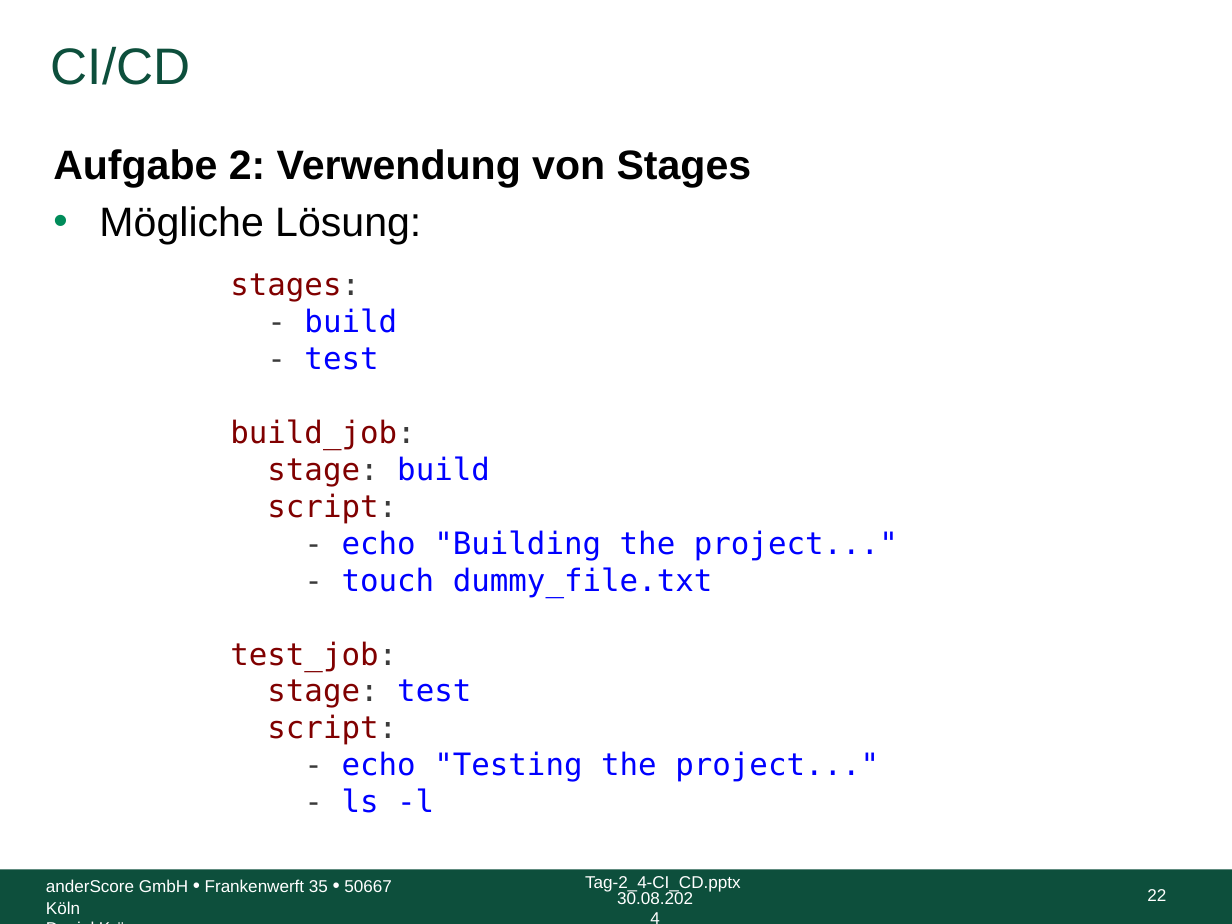
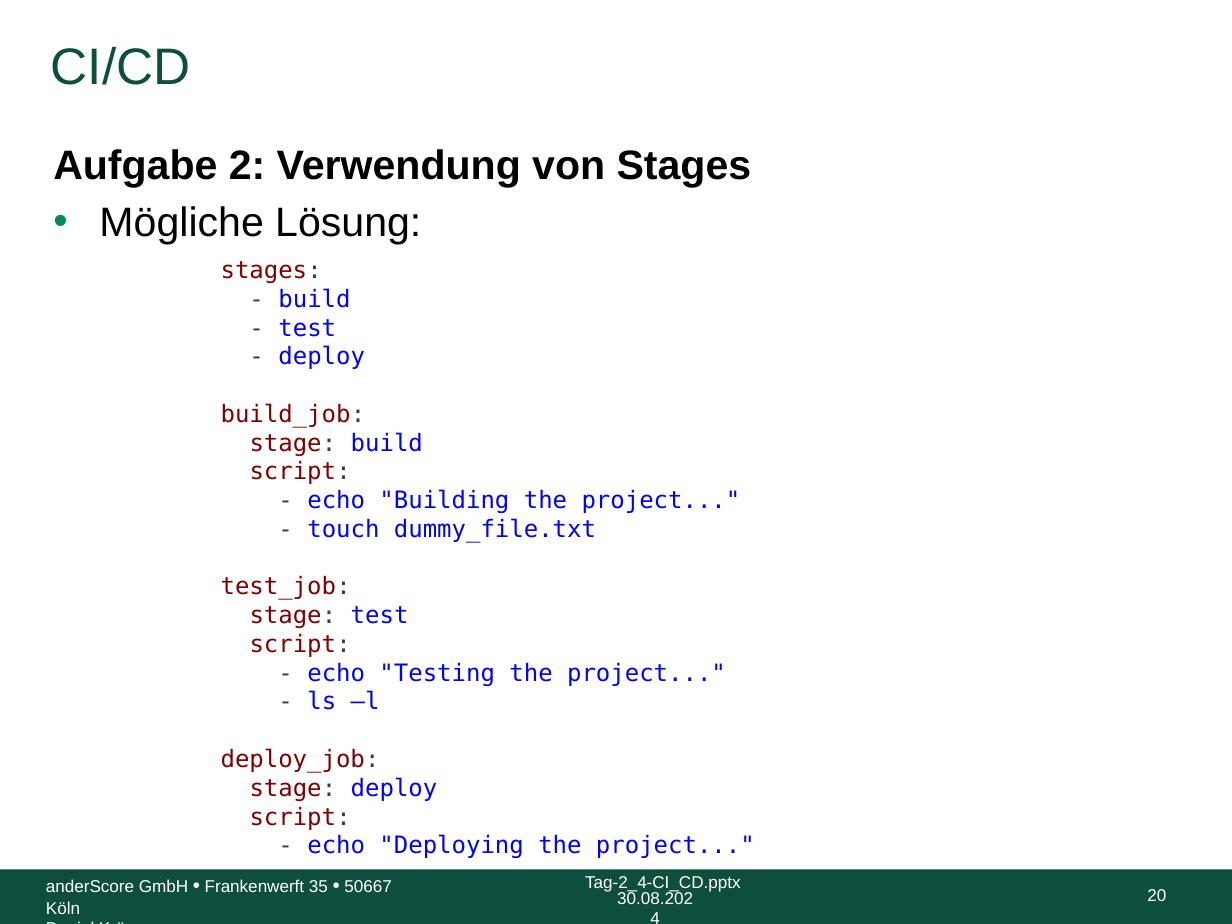
Before and after one commit to anderscore-gmbh/gitlab, a slide deck: slide 20 of slides/Tag-2_4-CI_CD.pptx (slide 22 before the commit). Drawn at 1232x924 pixels with LibreOffice and Linux fonts; fonts in the diff are those of the drawing; background and template pictures are left out. Boxes give left, top, right and bottom in pixels: in the first picture for what was removed or moved away, otherwise in the second. Text is boxed around its words. In the diff, an @@ line names an element or a change of style, - is before the commit and + after.

```diff
--- a/slides/Tag-2_4-CI_CD.pptx
+++ b/slides/Tag-2_4-CI_CD.pptx
@@ text "stages:": place and size @@
-text "stages:" at (230, 273, 898, 813)
+text "stages:" at (221, 261, 755, 858)
@@ text at (221, 261, 741, 686): size 18 to 14 pt in "stages:", "- build", "- test", "build_job:" and 8 more places @@
@@ text at (278, 345, 365, 369): paragraph added @@
+- deploy
@@ text at (221, 690, 755, 858): text changed; size 18 to 14 pt @@
-- ls -l
+- ls –l
+deploy_job:
+stage: deploy
+script:
+- echo "Deploying the project..."
@@ page number at (1147, 889, 1166, 901): text changed @@
-22
+20
```
Also in this commit, not shown: 15 other slides changed, 2 slides removed.
